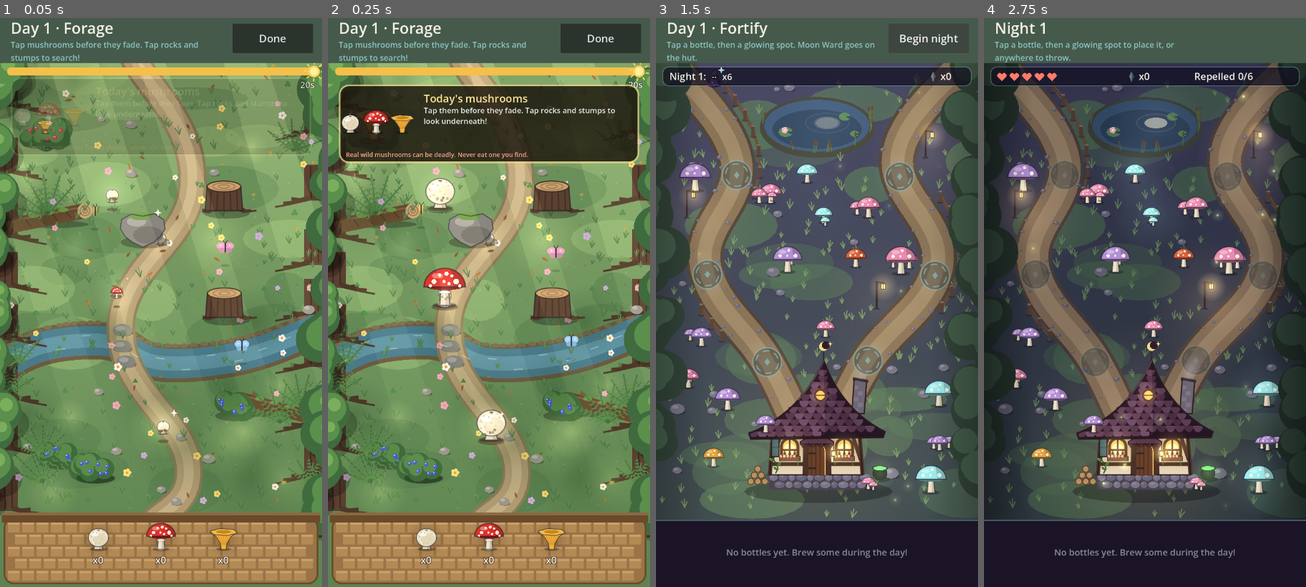
Above: before the commit, frames 1-4 (left to right).
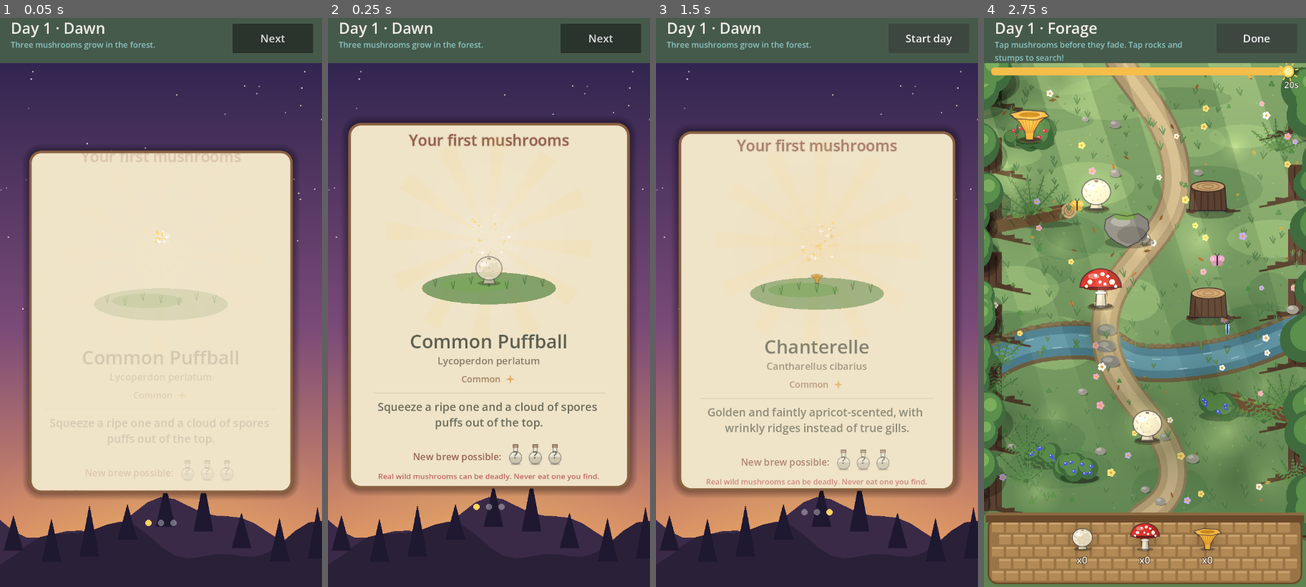
Above: after the commit, the same moments.

Repository: EstonTJ/Mushroom-Game
Game: Godot game, scene res://main.tscn
Two runs of this game, one before a commit and one after it. Both use one fixed random seed, a clock stepped at 60 frames per second and the inputs below.
Inputs:
- Up to frame 1 (0.05 s): no input
- Up to frame 2 (0.25 s): no input
- Up to frame 3 (1.5 s): click "Done" (after the commit: "Next") at 0.5 s; click "Fortify" (after the commit: "Next") at 1.25 s
- Up to frame 4 (2.75 s): click "Begin night" (after the commit: "Start day") at 2 s

The runs differ from the first frame. In frame 1, 92% of the frame differs, in the area x 0-100%, y 0-100%; in frame 2, 91%; in frame 3, 83%; in frame 4, 91%.

Commit message:
Unlock screen between night and day for new mushrooms
New mushrooms are now introduced on their own dawn screen between a won
night and the next day, instead of a banner over the forest. A
field-guide card shows the mushroom rising from a mossy mound under
turning light rays, with its name, Latin name, rarity (Common, Uncommon
or Rare, with stars), a true fact, a safety note, and a mystery-bottle
teaser for any brew it makes newly possible. The first morning shows the
three starting mushrooms one card at a time (Next, then Start day).

The game saves when a night is won (before the screen) and records the
last day whose unlock was shown (Data.unlock_seen), so a reload neither
loses the night nor repeats the screen. The forest banner is removed.

Also fixes invalid-polygon errors logged every time a forest mushroom
appeared: it was drawn at size zero on its first frame. Ingredient,
bottle, creature and shadow drawing now skip sizes too small to see.

Co-Authored-By: Claude Opus 5.5 <noreply@anthropic.com>

Diff:
--- a/scripts/art.gd
+++ b/scripts/art.gd
@@ -48,12 +48,16 @@
 
 
 static func shadow(ci: CanvasItem, pos: Vector2, rx: float, ry: float, a: float = 1.0) -> void:
+	if rx < 0.5 or ry < 0.5:
+		return
 	ci.draw_colored_polygon(ellipse(pos, rx, ry, 20), Color(0, 0, 0, 0.28 * a))
 
 
 ## Draws a mushroom ingredient by id (a key of Data.ingredients). pos is the
 ## ground point (stem base sits just below it); s is the overall size.
 static func ingredient(ci: CanvasItem, id: String, pos: Vector2, s: float, a: float = 1.0) -> void:
+	if s < 2.0 or a <= 0.0:
+		return
 	match id:
 		"puffball":
 			_puffball(ci, pos, s, a)
@@ -382,6 +386,8 @@
 
 ## Round flask with a cork, liquid up to a fill line, bubbles and a glass shine.
 static func bottle(ci: CanvasItem, pos: Vector2, s: float, color: Color, a: float = 1.0) -> void:
+	if s < 2.0 or a <= 0.0:
+		return
 	var ink := fade(INK, 0.7 * a)
 	var line_w := maxf(1.2, s * 0.035)
 	var glass := fade(Color(0.82, 0.92, 0.95, 0.35), a)
@@ -417,6 +423,8 @@
 ## stands; s is its size. t drives walk cycles and flapping (pass the same t
 ## every frame for smooth animation).
 static func creature(ci: CanvasItem, kind: String, pos: Vector2, s: float, a: float = 1.0, t: float = 0.0, blink: bool = false) -> void:
+	if s < 2.0 or a <= 0.0:
+		return
 	match kind:
 		"scuttler":
 			_scuttler(ci, pos, s, a, t, blink)
--- a/scripts/data.gd
+++ b/scripts/data.gd
@@ -134,6 +134,8 @@
 var bottles := {}
 var discovered := {}
 var seen_creatures := {}
+## The last day whose "new mushroom" screen has been shown.
+var unlock_seen := 0
 var _snapshot := {}
 
 
@@ -143,6 +145,7 @@
 	bottles.clear()
 	discovered.clear()
 	seen_creatures.clear()
+	unlock_seen = 0
 	for id in ingredient_order:
 		inventory[id] = 0
 	for id in potion_order:
@@ -160,7 +163,7 @@
 	if f == null:
 		return
 	f.store_string(JSON.stringify({"version": SAVE_VERSION, "day": day, "inventory": inventory, "bottles": bottles,
-		"discovered": discovered, "seen_creatures": seen_creatures}))
+		"discovered": discovered, "seen_creatures": seen_creatures, "unlock_seen": unlock_seen}))
 	f.close()
 
 
@@ -175,6 +178,7 @@
 		return false
 	reset_game()
 	day = clampi(int(data.get("day", 1)), 1, NIGHTS)
+	unlock_seen = int(data.get("unlock_seen", 0))
 	for id in ingredient_order:
 		inventory[id] = int(data.get("inventory", {}).get(id, 0))
 	for id in potion_order:
--- a/scripts/forage.gd
+++ b/scripts/forage.gd
@@ -19,8 +19,6 @@
 const FLY_TIME := 0.5
 const TRAIL := [Vector2(300, 100), Vector2(430, 380), Vector2(270, 700), Vector2(420, 1000), Vector2(340, 1140)]
 const STREAM := [Vector2(-30, 800), Vector2(190, 730), Vector2(430, 780), Vector2(750, 690)]
-const BANNER_TIME := 6.0
-const SAFETY := "Real wild mushrooms can be deadly. Never eat one you find."
 
 
 ## One drawing layer. It calls back into this script so all drawing stays here.
@@ -41,7 +39,6 @@
 var butterflies := []
 var rare_spawned := false
 var obstacles := []
-var banner := {}
 var done := false
 var t := 0.0
 var leaf_timer := 0.0
@@ -75,7 +72,6 @@
 var track_box: StyleBoxFlat
 var basket_box: StyleBoxFlat
 var fill_box: StyleBoxFlat
-var banner_box: StyleBoxFlat
 
 
 func _ready() -> void:
@@ -102,7 +98,6 @@
 	canopy_layer = _add_layer(_paint_canopy, false)
 	ui_layer = _add_layer(_paint_ui, false)
 	_place_obstacles()
-	_make_banner()
 	for i in 3:
 		_spawn()
 
@@ -258,18 +253,6 @@
 	return ids[-1]
 
 
-func _make_banner() -> void:
-	var fresh := Data.new_mushrooms(Data.day)
-	if fresh.is_empty():
-		return
-	if Data.day == 1:
-		banner = {"title": "Today's mushrooms", "ids": fresh, "line": "Tap them before they fade. Tap rocks and stumps to look underneath!"}
-	else:
-		var info: Dictionary = Data.ingredients[fresh[0]]
-		banner = {"title": "New mushroom: " + info["name"], "ids": fresh, "latin": info["latin"], "line": info["fact"]}
-	banner["t"] = 0.0
-
-
 func _tree(center: Vector2, rng: RandomNumberGenerator) -> Dictionary:
 	var blobs := []
 	for k in rng.randi_range(4, 5):
@@ -298,10 +281,6 @@
 		bounce[k] = maxf(0.0, bounce[k] - delta)
 	for o in obstacles:
 		o["shake"] = maxf(0.0, o["shake"] - delta)
-	if not banner.is_empty():
-		banner["t"] += delta
-		if banner["t"] > BANNER_TIME:
-			banner = {}
 
 	var kept := []
 	for it in items:
@@ -671,6 +650,8 @@
 			a = 0.35 + 0.65 * absf(sin(remaining * 12.0))
 		var pop := minf(1.0, age * 5.0)
 		var grow := pop + 0.25 * sin(pop * PI) - (0.15 * (1.0 - remaining) if remaining < 1.0 else 0.0)
+		if grow < 0.05:
+			continue
 		var bob := sin(age * 3.0) * 4.0
 		var pos: Vector2 = it["pos"]
 		Art.shadow(ci, pos + Vector2(0, 26), 30 * grow, 8 * grow, a)
@@ -872,33 +853,3 @@
 		var at: Vector2 = p["pos"] + Vector2(-110, -60 - pt * 50)
 		ci.draw_string_outline(font, at, p["text"], HORIZONTAL_ALIGNMENT_CENTER, 220, 26, 6, Color(0, 0, 0, 0.55 * (1.0 - pt)))
 		ci.draw_string(font, at, p["text"], HORIZONTAL_ALIGNMENT_CENTER, 220, 26, Art.fade(Data.parchment, 1.0 - pt))
-
-	if not banner.is_empty():
-		_paint_banner(ci, rid, font)
-
-
-## Introduces the day's new mushroom (or the first three) with a real fact and
-## a reminder never to eat wild mushrooms.
-func _paint_banner(ci: CanvasItem, rid: RID, font: Font) -> void:
-	var bt: float = banner["t"]
-	var a := clampf(minf(bt * 4.0, (BANNER_TIME - bt) * 2.0), 0.0, 1.0)
-	var box := Rect2(24, 158 - (1.0 - a) * 20.0, 672, 176)
-	if banner_box == null:
-		banner_box = basket_box.duplicate() as StyleBoxFlat
-	var style := banner_box
-	style.bg_color = Color(0.12, 0.1, 0.06, 0.86 * a)
-	style.border_color = Color(0.95, 0.85, 0.55, 0.7 * a)
-	style.draw(rid, box)
-	var ids: Array = banner["ids"]
-	for i in ids.size():
-		Art.ingredient(ci, ids[i], box.position + Vector2(62 + i * 58 - (ids.size() - 1) * 18, 96), 72.0 if ids.size() == 1 else 48.0, a)
-	var tx := box.position.x + (140.0 if ids.size() == 1 else 190.0)
-	var w := box.end.x - tx - 16.0
-	ci.draw_string(font, Vector2(tx, box.position.y + 40), banner["title"], HORIZONTAL_ALIGNMENT_LEFT, w, 24, Color(1, 0.9, 0.6, a))
-	var y := box.position.y + 64.0
-	if banner.has("latin"):
-		ci.draw_string(font, Vector2(tx, y), banner["latin"], HORIZONTAL_ALIGNMENT_LEFT, w, 15, Color(1, 1, 1, 0.6 * a))
-		y += 24.0
-	ci.draw_multiline_string(font, Vector2(tx, y), banner["line"], HORIZONTAL_ALIGNMENT_LEFT, w, 17, 3, Color(1, 1, 1, 0.92 * a))
-	ci.draw_string(font, Vector2(box.position.x + 16, box.end.y - 14), SAFETY, HORIZONTAL_ALIGNMENT_LEFT, box.size.x - 32, 14,
-		Color(1.0, 0.65, 0.55, a))
--- a/scripts/main.gd
+++ b/scripts/main.gd
@@ -5,6 +5,7 @@
 const Forage = preload("res://scripts/forage.gd")
 const Brew = preload("res://scripts/brew.gd")
 const Defense = preload("res://scripts/defense.gd")
+const Unlock = preload("res://scripts/unlock.gd")
 
 var phase := ""
 var phase_node = null
@@ -18,7 +19,7 @@
 	_build_hud()
 	if not Data.load_game():
 		Data.reset_game()
-	_start_day()
+	_begin_day()
 
 
 func _build_hud() -> void:
@@ -74,6 +75,33 @@
 	action = on_action
 
 
+## A new day: first the dawn "new mushroom" screen if this day brings one
+## that hasn't been shown yet, then the forest.
+func _begin_day() -> void:
+	if Data.unlock_seen < Data.day and not Data.new_mushrooms(Data.day).is_empty():
+		_start_unlock()
+	else:
+		_start_day()
+
+
+func _start_unlock() -> void:
+	var node := Unlock.new()
+	node.ids = Data.new_mushrooms(Data.day)
+	var hint := "Three mushrooms grow in the forest." if Data.day == 1 else "Something new grows in the forest."
+	_set_phase("unlock", node, "Day %d · Dawn" % Data.day, hint, "Next" if node.has_next() else "Start day", _on_unlock_continue)
+
+
+func _on_unlock_continue() -> void:
+	if phase != "unlock":
+		return
+	if phase_node.has_next():
+		phase_node.next()
+		action_btn.text = "Next" if phase_node.has_next() else "Start day"
+		return
+	Data.unlock_seen = Data.day
+	_start_day()
+
+
 func _start_day() -> void:
 	Data.take_snapshot()
 	Data.save_game()
@@ -127,9 +155,10 @@
 
 func _next_day() -> void:
 	Data.day += 1
-	_start_day()
+	Data.save_game()
+	_begin_day()
 
 
 func _new_game() -> void:
 	Data.reset_game()
-	_start_day()
+	_begin_day()
--- /dev/null
+++ b/scripts/unlock.gd
@@ -0,0 +1,198 @@
+extends Node2D
+## Between a won night and the next day: a dawn screen that introduces each
+## newly unlocked mushroom on a field-guide card (name, Latin name, how common
+## it is, a true fact, a safety note) and teases any new brew it makes possible.
+## Several new mushrooms (the first morning) show one card at a time.
+
+const Art = preload("res://scripts/art.gd")
+
+const CARD := Rect2(40, 222, 640, 830)
+const SHOW := Vector2(360, 560)
+const SAFETY := "Real wild mushrooms can be deadly. Never eat one you find."
+
+var ids: Array = []
+var index := 0
+var t := 0.0
+var particles := []
+var stars := []
+var card_box: StyleBoxFlat
+
+
+func _ready() -> void:
+	card_box = StyleBoxFlat.new()
+	card_box.bg_color = Color("efe3c8")
+	card_box.border_color = Color("8a6242")
+	card_box.set_border_width_all(6)
+	card_box.set_corner_radius_all(28)
+	card_box.shadow_color = Color(0, 0, 0, 0.35)
+	card_box.shadow_size = 18
+	card_box.anti_aliasing = true
+	var rng := RandomNumberGenerator.new()
+	rng.seed = 3
+	for i in 50:
+		stars.append({"pos": Vector2(rng.randf_range(0, 720), rng.randf_range(110, 700)), "ph": rng.randf() * TAU})
+	_celebrate()
+
+
+func has_next() -> bool:
+	return index < ids.size() - 1
+
+
+func next() -> void:
+	index = mini(index + 1, ids.size() - 1)
+	t = 0.0
+	_celebrate()
+
+
+func current() -> String:
+	return ids[index] if index < ids.size() else ""
+
+
+func _celebrate() -> void:
+	if current() == "":
+		return
+	var col: Color = Data.ingredients[current()]["color"]
+	for i in 36:
+		var cols := [Color("ffd35a"), col.lightened(0.3), Color.WHITE]
+		particles.append({"pos": SHOW + Vector2(0, -60), "vel": Vector2.from_angle(randf() * TAU) * randf_range(120, 420),
+			"life": randf_range(0.7, 1.4), "max": 1.4, "color": cols[i % cols.size()], "size": randf_range(4, 9)})
+
+
+## How common a mushroom is on forest walks, as a word and 1-3 stars.
+func rarity(id: String) -> Array:
+	var w: float = Data.ingredients[id]["weight"]
+	if w <= 0.0 or w <= 1.0:
+		return ["Rare", 3]
+	if w < 3.0:
+		return ["Uncommon", 2]
+	return ["Common", 1]
+
+
+## Potions that become brewable on this day (their mushrooms have just all arrived).
+func new_brews() -> Array:
+	return Data.potion_order.filter(func(p): return Data.potion_night(p) == Data.day)
+
+
+func _process(delta: float) -> void:
+	t += delta
+	for p in particles:
+		p["life"] -= delta
+		p["vel"] = p["vel"] * 0.94 + Vector2(0, 60) * delta
+		p["pos"] += p["vel"] * delta
+	particles = particles.filter(func(p): return p["life"] > 0.0)
+	queue_redraw()
+
+
+func _draw() -> void:
+	var font := ThemeDB.fallback_font
+	_draw_dawn()
+	var id := current()
+	if id == "":
+		return
+	var info: Dictionary = Data.ingredients[id]
+
+	# Card pops in.
+	var pop := minf(1.0, t * 3.0)
+	var ease := pop + 0.12 * sin(pop * PI)
+	var card := Rect2(CARD.position + Vector2(0, (1.0 - pop) * 60.0), CARD.size)
+	var a := pop
+	draw_set_transform(card.get_center(), 0.0, Vector2.ONE * (0.9 + 0.1 * ease))
+	var local := Rect2(card.position - card.get_center(), card.size)
+	card_box.draw(get_canvas_item(), local)
+	draw_set_transform(Vector2.ZERO)
+
+	var title := "New mushroom unlocked!" if Data.day > 1 else "Your first mushrooms"
+	draw_string_outline(font, Vector2(0, card.position.y + 58), title, HORIZONTAL_ALIGNMENT_CENTER, 720, 34, 6, Art.fade(Color("8a6242"), 0.25 * a))
+	draw_string(font, Vector2(0, card.position.y + 58), title, HORIZONTAL_ALIGNMENT_CENTER, 720, 34, Art.fade(Color("7a3a2a"), a))
+
+	# Turning light rays and a glow behind the mushroom, rising from a mossy mound.
+	var show := SHOW + Vector2(0, (1.0 - pop) * 60.0)
+	var col: Color = info["color"]
+	for k in 12:
+		var ang := t * 0.35 + k * TAU / 12.0
+		draw_colored_polygon(PackedVector2Array([show + Vector2(0, -70), show + Vector2(0, -70) + Vector2.from_angle(ang - 0.09) * 230.0,
+			show + Vector2(0, -70) + Vector2.from_angle(ang + 0.09) * 230.0]), Color(1.0, 0.85, 0.45, 0.16 * a))
+	Art.glow(self, show + Vector2(0, -70), 200, Art.fade(col.lightened(0.4), 0.45 * a))
+	draw_colored_polygon(Art.ellipse(show + Vector2(0, 38), 150, 36, 32), Art.fade(Color("5f8a4a"), a))
+	draw_colored_polygon(Art.ellipse(show + Vector2(-30, 30), 80, 16, 24), Art.fade(Color("7aa85a"), a))
+	for k in 7:
+		var gp := show + Vector2(-120 + k * 40, 34 + sin(k * 2.1) * 6)
+		draw_line(gp, gp + Vector2(-4, -14), Art.fade(Color("4f7a44"), a), 2.0, true)
+		draw_line(gp, gp + Vector2(3, -17), Art.fade(Color("4f7a44"), a), 2.0, true)
+	var grow := clampf((t - 0.15) * 2.2, 0.0, 1.0)
+	var size := 230.0 * (grow + 0.15 * sin(grow * PI))
+	if size > 4.0:
+		Art.ingredient(self, id, show + Vector2(0, 8 + sin(t * 2.0) * 3.0), size, a)
+
+	# Name, Latin name, rarity.
+	var y := card.position.y + 510.0
+	draw_string(font, Vector2(card.position.x, y), info["name"], HORIZONTAL_ALIGNMENT_CENTER, card.size.x, 42, Art.fade(Data.ink, a))
+	draw_string(font, Vector2(card.position.x, y + 36), info["latin"], HORIZONTAL_ALIGNMENT_CENTER, card.size.x, 22,
+		Art.fade(Color("6a5a48"), a))
+	var r := rarity(id)
+	var label: String = r[0]
+	var stars_n: int = r[1]
+	var lw := font.get_string_size(label, HORIZONTAL_ALIGNMENT_LEFT, -1, 20).x
+	var rx := card.get_center().x - (lw + stars_n * 26.0 + 10.0) / 2.0
+	draw_string(font, Vector2(rx, y + 76), label, HORIZONTAL_ALIGNMENT_LEFT, -1, 20, Art.fade(Color("8a6242"), a))
+	for k in stars_n:
+		Art.sparkle(self, Vector2(rx + lw + 22 + k * 26, y + 69), 10.0, Art.fade(Color("e0a030"), a))
+
+	# The fact.
+	draw_line(Vector2(card.position.x + 60, y + 100), Vector2(card.end.x - 60, y + 100), Art.fade(Data.ink, 0.15 * a), 2.0)
+	draw_multiline_string(font, Vector2(card.position.x + 50, y + 140), info["fact"], HORIZONTAL_ALIGNMENT_CENTER, card.size.x - 100,
+		25, 4, Art.fade(Data.ink, 0.9 * a))
+
+	# A new potion it makes possible, kept a mystery.
+	var brews := new_brews()
+	if not brews.is_empty():
+		var by := y + 250.0
+		var tw := font.get_string_size("New brew possible:", HORIZONTAL_ALIGNMENT_LEFT, -1, 21).x
+		var bx := card.get_center().x - (tw + 10.0 + brews.size() * 44.0) / 2.0
+		draw_string(font, Vector2(bx, by), "New brew possible:", HORIZONTAL_ALIGNMENT_LEFT, -1, 21, Art.fade(Color("7a3a2a"), a))
+		for k in brews.size():
+			var bp := Vector2(bx + tw + 32 + k * 44, by - 12)
+			Art.bottle(self, bp, 46, Color("b8ad96"), 0.8 * a)
+			draw_string(font, bp + Vector2(-20, 8), "?", HORIZONTAL_ALIGNMENT_CENTER, 40, 22, Art.fade(Data.ink, a))
+
+	draw_string(font, Vector2(card.position.x, card.end.y - 28), SAFETY, HORIZONTAL_ALIGNMENT_CENTER, card.size.x, 17,
+		Art.fade(Color("b0413e"), a))
+
+	# One dot per new mushroom when there are several.
+	if ids.size() > 1:
+		for k in ids.size():
+			var dp := Vector2(360 - (ids.size() - 1) * 14 + k * 28, card.end.y + 34)
+			draw_circle(dp, 7, Color("ffd35a") if k == index else Color(1, 1, 1, 0.35))
+
+	for p in particles:
+		var f: float = p["life"] / p["max"]
+		Art.sparkle(self, p["pos"], p["size"] * f, Art.fade(p["color"], f))
+
+
+func _draw_dawn() -> void:
+	var top := Color("241f48")
+	var mid := Color("7a4a78")
+	var low := Color("f0a060")
+	draw_polygon(PackedVector2Array([Vector2(0, 0), Vector2(720, 0), Vector2(720, 700), Vector2(0, 700)]),
+		PackedColorArray([top, top, mid, mid]))
+	draw_polygon(PackedVector2Array([Vector2(0, 700), Vector2(720, 700), Vector2(720, 1280), Vector2(0, 1280)]),
+		PackedColorArray([mid, mid, low, low]))
+	for s in stars:
+		var tw := 0.4 + 0.6 * absf(sin(t * 1.5 + s["ph"]))
+		draw_circle(s["pos"], 1.8, Color(1, 1, 0.9, 0.7 * tw))
+	var sun := Vector2(360, 1250 - minf(t, 3.0) * 12.0)
+	Art.glow(self, sun, 420, Color(1.0, 0.8, 0.4, 0.55))
+	draw_circle(sun, 90, Color("ffd890"))
+	var hills := [[Color("3a2a48"), 1130.0, 0.0], [Color("2a2038"), 1180.0, 2.0]]
+	for h in hills:
+		var pts := PackedVector2Array([Vector2(0, 1280)])
+		for k in 25:
+			var x := k * 30.0
+			pts.append(Vector2(x, h[1] + sin(x * 0.012 + h[2]) * 40.0 + sin(x * 0.031 + h[2]) * 14.0))
+		pts.append(Vector2(720, 1280))
+		draw_colored_polygon(pts, h[0])
+	for k in 9:
+		var tx := 30.0 + k * 85.0
+		var ty := 1165.0 + sin(tx * 0.012) * 40.0
+		draw_colored_polygon(PackedVector2Array([Vector2(tx - 22, ty + 20), Vector2(tx, ty - 60 - (k % 3) * 18), Vector2(tx + 22, ty + 20)]),
+			Color("1e1830"))
--- a/tests/fuzz_test.gd
+++ b/tests/fuzz_test.gd
@@ -22,6 +22,9 @@
 	var main = load("res://main.tscn").instantiate()
 	add_child(main)
 	await frames(2)
+	while main.phase == "unlock":
+		main._on_action()
+		await frames(2)
 	var night := 1
 	var days_played := 0
 	while night <= Data.NIGHTS and days_played < 80:
@@ -115,5 +118,8 @@
 				Data.bottles[id] += 3 if Data.potion_night(id) <= night else 0
 		else:
 			night += 1
+		while main.phase == "unlock":
+			main._on_action()
+			await frames(2)
 	print("FUZZ DONE after %d days, reached night %d" % [days_played, night])
 	get_tree().quit()
--- a/tests/screenshots.gd
+++ b/tests/screenshots.gd
@@ -27,6 +27,11 @@
 	# Day 1 forest: the first three mushrooms, rocks and stumps, the intro banner.
 	var main = load("res://main.tscn").instantiate()
 	add_child(main)
+	await frames(50)
+	await shot("0_unlock_day1")
+	while main.phase == "unlock":
+		main._on_action()
+		await frames(2)
 	await frames(40)
 	var fg = main.phase_node
 	var picked: Dictionary = fg.items[0]
@@ -104,8 +109,19 @@
 		await frames(3)
 		await shot("6_hut_%d" % b)
 
-	# Late game forest (night 33): all 15 mushrooms in the basket, a new-mushroom banner.
+	# A mid-game unlock screen: Scarlet Elf Cup on night 6 (Frost becomes possible).
 	main.queue_free()
+	await frames(2)
+	Data.day = 6
+	var Unlock = load("res://scripts/unlock.gd")
+	var un = Unlock.new()
+	un.ids = Data.new_mushrooms(6)
+	add_child(un)
+	await frames(60)
+	await shot("7_unlock_night6")
+	un.queue_free()
+
+	# Late game forest (night 33): all 15 mushrooms in the basket.
 	await frames(2)
 	Data.day = 33
 	var late = Forage.new()
--- a/tests/smoke_test.gd
+++ b/tests/smoke_test.gd
@@ -75,7 +75,13 @@
 	var main = load("res://main.tscn").instantiate()
 	add_child(main)
 	await frames(3)
-	check(main.phase == "forage", "starts on forage")
+	check(main.phase == "unlock" and main.phase_node.ids.size() == 3, "a new game opens on the unlock screen with 3 mushrooms")
+	main._on_action()
+	main._on_action()
+	check(main.phase == "unlock" and not main.phase_node.has_next(), "Next steps through the mushroom cards")
+	main._on_action()
+	await frames(2)
+	check(main.phase == "forage" and Data.unlock_seen == 1, "Start day goes to the forest")
 	var forage = main.phase_node
 	var only_unlocked := true
 	for it in forage.items:
@@ -160,7 +166,18 @@
 	if main.phase == "result" and def.hut_hp > 0:
 		main._on_action()
 		await frames(2)
-		check(Data.day == 2 and main.phase == "forage", "next day begins")
+		check(Data.day == 2 and main.phase == "unlock" and main.phase_node.current() == "ghost_fungus",
+			"after the night, day 2 opens on the Ghost Fungus unlock screen")
+		check(main.phase_node.new_brews() == ["ward"], "the unlock screen teases the new brew it makes possible")
+		var reloaded := Data.load_game()
+		check(reloaded and Data.day == 2 and Data.unlock_seen == 1, "the won night is saved before the unlock screen")
+		main._on_action()
+		await frames(2)
+		check(main.phase == "forage" and Data.unlock_seen == 2, "then the forest")
+		Data.day = 4
+		main._begin_day()
+		await frames(1)
+		check(main.phase == "forage", "a day with no new mushroom goes straight to the forest")
 	main.queue_free()
 	await frames(1)
 
Not shown, added: scripts/unlock.gd.uid
Not shown, changed: docs/index.html
Not shown, changed: docs/index.pck
